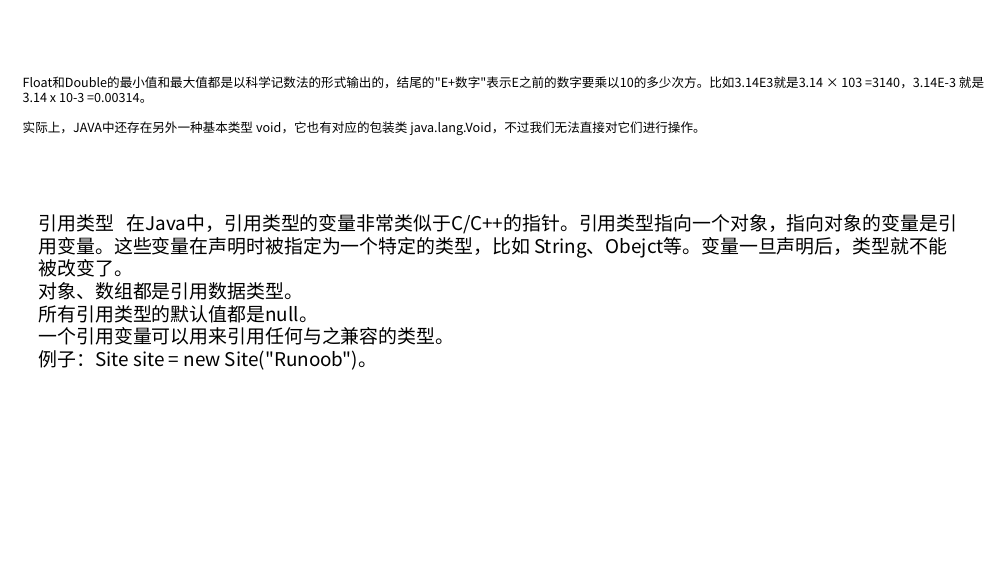
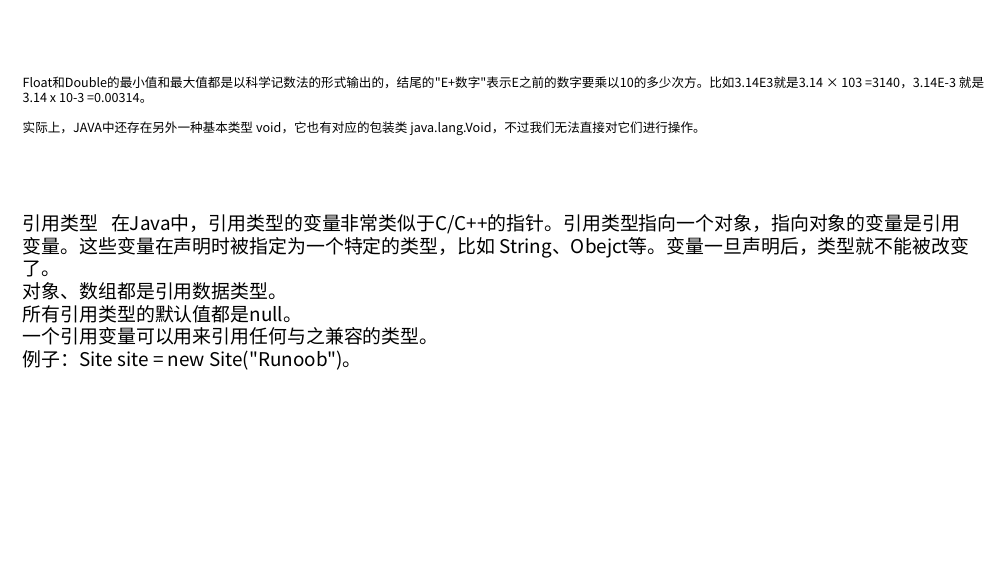
Before and after one commit to linkknown/PPT, a slide deck: slide 35 of 基础PPT/第1章：Java编程基础.pptx. Drawn at 1008x567 pixels with LibreOffice and Linux fonts; fonts in the diff are those of the drawing; background and template pictures are left out. Boxes give left, top, right and bottom in pixels: in the first picture for what was removed or moved away, otherwise in the second. Text is boxed around its words. In the diff, an @@ line names an element or a change of style, - is before the commit and + after.

```diff
--- a/基础PPT/第1章：Java编程基础.pptx
+++ b/基础PPT/第1章：Java编程基础.pptx
@@ text "引用类型 在Java中，引用类型的变量非常类似于C/C++的指针。引用类型指向一个对象，指向对象的变量是引用变量。这些变 ..." rewrapped from box(39, 214, 957, 370) to box(23, 214, 969, 370) @@
```
Also in this commit, not shown: 1 other slide changed.
